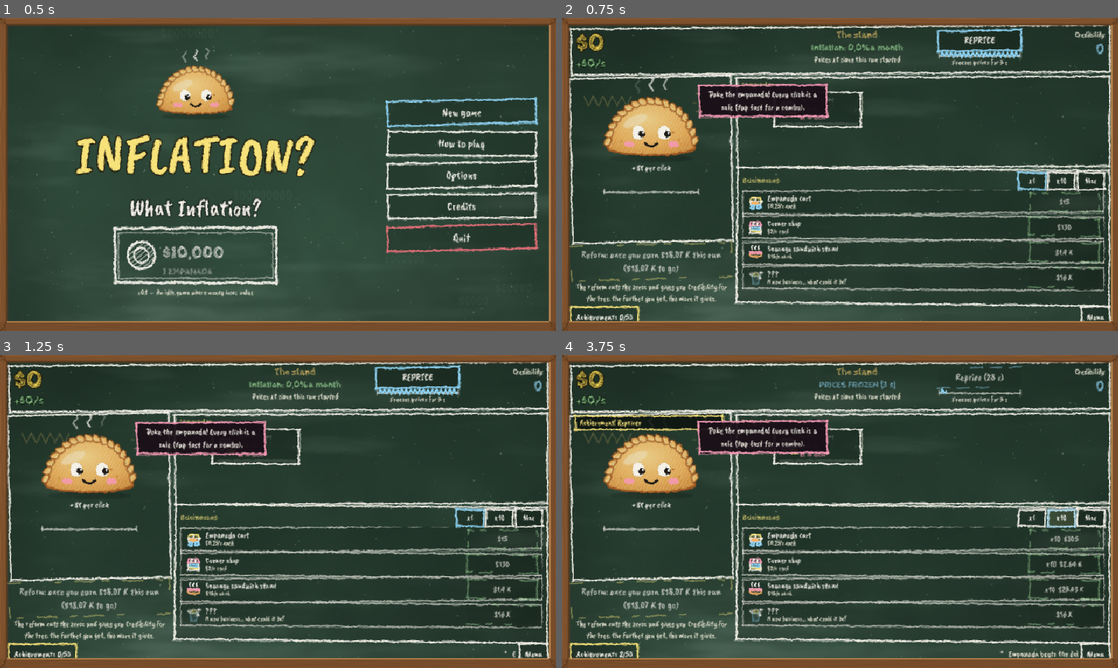
Above: before the commit, frames 1-4 (two rows, left to right).
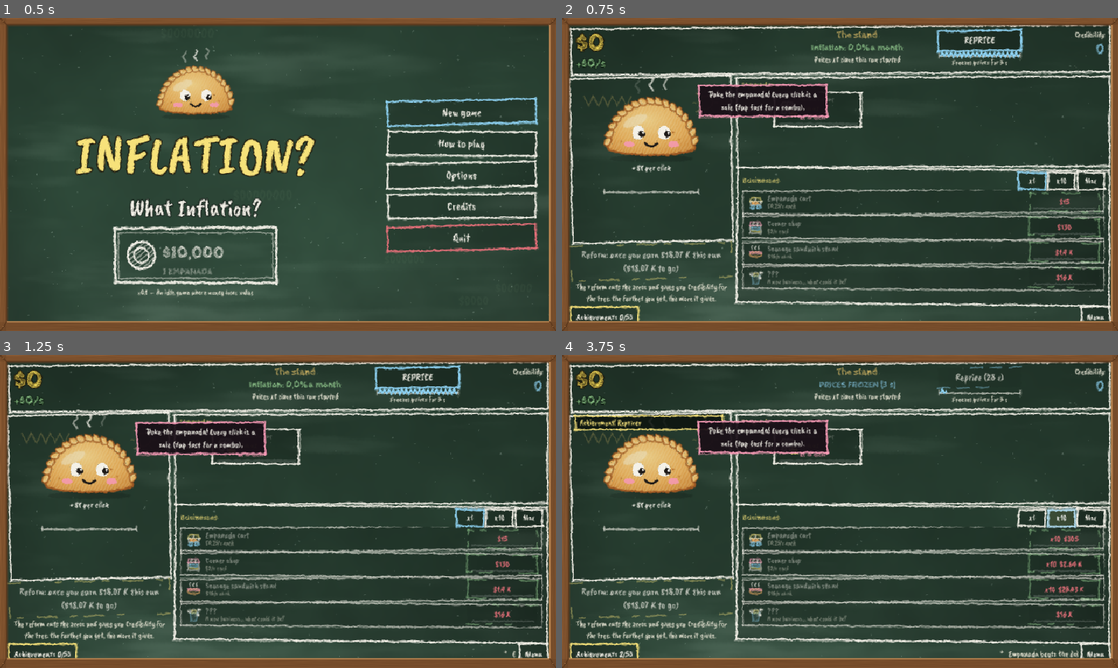
Above: after the commit, the same moments.

Repository: agusmoscato/INFLATION-What-Inflation-
Game: Godot game, scene res://scenes/Main.tscn
Two runs of this game, one before a commit and one after it. Both use one fixed random seed, a clock stepped at 60 frames per second and the inputs below.
Inputs (mouse positions are in pixels of both pictures, inside the frame that each line leads up to):
- Up to frame 1 (0.5 s): no input
- Up to frame 2 (0.75 s): click "New game" at 0.5 s
- Up to frame 3 (1.25 s): no input
- Up to frame 4 (3.75 s): click "REPRICE" at 1.25 s; click (817, 445) at 2.02 s; click "x1" at 2.75 s; click "x10" at 3.5 s

Frame 1 is identical in both runs. In frame 2, 1.1% of the frame differs, in the area x 33-96%, y 23-86%; in frame 3, 1.1%; in frame 4, 1.2%.

Commit message:
Qué se puede comprar, de un vistazo, en el juego y en el árbol (punto 1)
- Mejoras y negocios que te alcanzan: brillantes, con borde grueso verde que late y una chispa de tiza cada tanto (BuyGlow).
- Lo que no te alcanza: apagado al 45 %, con el precio en rojo y la barrita de progreso (también en las filas de negocios).
- "Próximas" bloqueadas: candado, fondo más oscuro y borde de tiza tenue punteado.
- Árbol: comprables ya brillantes con aro que late y chispa; visibles que no alcanzan apagados con su costo (con cualquier zoom); comprados rellenos, con tilde y la línea al padre marcada; desconocidos "?" gris.
- Botón del árbol: "Árbol (40) · ¡Podés comprar 18 cosas!" y late si hay algo comprable.
- Recorrido de capturas: pasos 13_comprable_juego y 14_comprable_arbol con una partida mezclada.

Co-Authored-By: Claude Opus 5.5 <noreply@anthropic.com>

Diff:
--- a/scripts/core/tree_logic.gd
+++ b/scripts/core/tree_logic.gd
@@ -164,6 +164,15 @@
 	return false
 
 
+## Cuántos nodos se pueden comprar ya mismo.
+static func affordable_count(m: GameModel) -> int:
+	var n: int = 0
+	for nd in GameData.tree:
+		if can_buy(m, nd["id"]):
+			n += 1
+	return n
+
+
 static func cheapest_open(m: GameModel) -> int:
 	var best: int = -1
 	for n in GameData.tree:
--- /dev/null
+++ b/scripts/ui/buy_glow.gd
@@ -0,0 +1,83 @@
+class_name BuyGlow
+extends Control
+## Capa encima de una fila de negocio (o cualquier caja) que dice de un vistazo si se puede comprar:
+##  - comprable: borde grueso verde que late y, cada tanto, una chispa de tiza que salta en el borde;
+##  - no alcanza: una barrita de progreso (plata / precio) debajo del botón de compra.
+## No recibe el mouse ni cuenta para el QA de layout (es un adorno encima de la fila).
+
+var on: bool = false                  ## se puede comprar ya
+var progress: float = -1.0            ## 0..1 hacia el precio (-1: sin barrita)
+var bar_rect: Rect2 = Rect2()         ## dónde va la barrita (coordenadas locales), la calcula quien la usa
+var _t: float = 0.0
+var _spark_t: float = -9.0
+var _spark_at: float = 0.0            ## 0..1 alrededor del borde
+var _rng: RandomNumberGenerator = RandomNumberGenerator.new()
+
+
+func _init() -> void:
+	mouse_filter = Control.MOUSE_FILTER_IGNORE
+	set_meta("qa_ignore", true)
+	_rng.seed = get_instance_id()
+	_t = _rng.randf() * 3.0
+
+
+func set_state(can: bool, prog: float, bar: Rect2) -> void:
+	if can != on or absf(prog - progress) > 0.01 or bar != bar_rect:
+		on = can
+		progress = prog
+		bar_rect = bar
+		queue_redraw()
+
+
+func _process(delta: float) -> void:
+	if not on:
+		return
+	_t += delta
+	if _t - _spark_t > 1.4 + _rng.randf() * 0.8:
+		_spark_t = _t
+		_spark_at = _rng.randf()
+	queue_redraw()
+
+
+func _draw() -> void:
+	if on:
+		draw_pulse_border(self, Rect2(Vector2.ZERO, size), _t)
+		var k: float = (_t - _spark_t) / 0.5
+		if k >= 0.0 and k <= 1.0:
+			draw_spark(self, border_point(Rect2(Vector2.ZERO, size), _spark_at), k)
+	elif progress >= 0.0 and bar_rect.size.x > 0.0:
+		draw_rect(bar_rect, Color(1, 1, 1, 0.14))
+		draw_rect(Rect2(bar_rect.position, Vector2(bar_rect.size.x * clampf(progress, 0.0, 1.0), bar_rect.size.y)), Color(Chalk.GREEN, 0.85))
+
+
+## Borde grueso verde que late (lo usan también las tarjetas de mejoras).
+static func draw_pulse_border(ci: CanvasItem, r: Rect2, t: float) -> void:
+	var a: float = 0.6 + 0.4 * sin(t * 5.0)
+	ci.draw_rect(r.grow(-2.0), Color(Chalk.GREEN, a), false, 4.0)
+	ci.draw_rect(r.grow(-6.0), Color(Chalk.GREEN, a * 0.25), false, 2.0)
+
+
+## Un punto del borde del rectángulo: f en 0..1 recorre el perímetro.
+static func border_point(r: Rect2, f: float) -> Vector2:
+	var per: float = 2.0 * (r.size.x + r.size.y)
+	var d: float = fposmod(f, 1.0) * per
+	if d < r.size.x:
+		return r.position + Vector2(d, 2.0)
+	d -= r.size.x
+	if d < r.size.y:
+		return r.position + Vector2(r.size.x - 2.0, d)
+	d -= r.size.y
+	if d < r.size.x:
+		return r.position + Vector2(r.size.x - d, r.size.y - 2.0)
+	d -= r.size.x
+	return r.position + Vector2(2.0, r.size.y - d)
+
+
+## Chispa de tiza: una estrellita de 4 rayas que crece y se apaga (k: 0..1 de su vida).
+static func draw_spark(ci: CanvasItem, p: Vector2, k: float) -> void:
+	var len: float = 4.0 + 9.0 * sin(k * PI)
+	var col: Color = Color(Chalk.YELLOW, 1.0 - k)
+	for i in range(4):
+		var a: float = PI / 4.0 * float(i) + k * 0.6
+		var d: Vector2 = Vector2(cos(a), sin(a)) * len * (1.0 if i % 2 == 0 else 0.55)
+		ci.draw_line(p - d, p + d, col, 2.0, true)
--- a/scripts/ui/game_screen.gd
+++ b/scripts/ui/game_screen.gd
@@ -411,10 +411,13 @@
 		var btn: Button = Button.new()
 		btn.custom_minimum_size = Vector2(160, 36)
 		UIKit.style_button(btn, UIKit.C_GREEN.darkened(0.25), 16)
+		btn.add_theme_color_override("font_disabled_color", Chalk.RED)     # no te alcanza: el precio en rojo
 		btn.pressed.connect(_on_buy_business.bind(def["id"]))
 		h.add_child(btn)
+		var glow: BuyGlow = BuyGlow.new()      # borde verde que late si se puede comprar; si no, la barrita de progreso
+		row.add_child(glow)
 		biz_list.add_child(row)
-		biz_rows.append({"def": def, "row": row, "icon": icon, "name": name_l, "info": info_l, "owned": owned, "btn": btn})
+		biz_rows.append({"def": def, "row": row, "icon": icon, "name": name_l, "info": info_l, "owned": owned, "btn": btn, "glow": glow})
 	_refresh_qty_buttons()
 	return col
 
@@ -712,8 +715,10 @@
 		(r["icon"] as Control).modulate.a = 0.3 if mystery else 1.0
 		if mystery:
 			(r["info"] as Label).text = tr("ui.biz.locked_tree") if not avail else tr("ui.biz.mystery")
-			btn.text = UIKit.money(EconomyLogic.business_cost(m, def, 1))
-			btn.disabled = not avail or EconomyLogic.business_cost(m, def, 1).gt(m.money)
+			var mc: BigNumber = EconomyLogic.business_cost(m, def, 1)
+			btn.text = UIKit.money(mc)
+			btn.disabled = not avail or mc.gt(m.money)
+			_biz_state(r, not btn.disabled, mc, m)
 			continue
 		var each: BigNumber = def["base_income"].mul_f(float(m.mods["prod_mult"]))
 		if n > 0 and m.biz_income.has(id):
@@ -737,12 +742,31 @@
 			cost = EconomyLogic.business_cost(m, def, q)
 			btn.text = UIKit.money(cost) if q == 1 else "x%d  %s" % [q, UIKit.money(cost)]
 		btn.disabled = cost.gt(m.money)
+		_biz_state(r, not btn.disabled, cost, m)
 		_price_bump(r, n, cost)
 	# la fila de la flecha siempre ocupa su lugar (así la lista no salta); solo se ve si hay más abajo
 	var vb: VScrollBar = biz_scroll.get_v_scroll_bar()
 	var more: bool = vb.max_value - vb.page > float(biz_scroll.scroll_vertical) + 6.0
 	biz_more.modulate.a = (0.75 + 0.25 * sin(_clock * 4.0)) if more else 0.0
 	biz_more.mouse_filter = Control.MOUSE_FILTER_STOP if more else Control.MOUSE_FILTER_IGNORE
+
+
+## Cómo se ve una fila de negocio: si se puede comprar, brillante con el borde verde que late y una chispa de tiza; si no
+## alcanza, apagada al 45 % con el precio en rojo y la barrita de cuánto falta.
+func _biz_state(r: Dictionary, can: bool, cost: BigNumber, m: GameModel) -> void:
+	var a: float = 1.0 if can else 0.45
+	for k in ["icon", "name", "info", "owned"]:
+		var c: Control = r[k]
+		c.modulate.a = minf(c.modulate.a, a) if k == "icon" else a
+	var btn: Button = r["btn"]
+	var glow: BuyGlow = r["glow"]
+	var prog: float = 1.0
+	if not can:
+		prog = clampf(pow(10.0, m.money.log10() - cost.log10()), 0.0, 1.0) if not m.money.is_zero() else 0.0
+	var br: Rect2 = btn.get_global_rect()
+	var gr: Rect2 = glow.get_global_rect()
+	var bar: Rect2 = Rect2(Vector2(br.position.x - gr.position.x + 8.0, br.end.y - gr.position.y - 7.0), Vector2(br.size.x - 16.0, 4.0))
+	glow.set_state(can, prog, bar)
 
 
 ## Si el precio de un negocio subió por la inflación (sin comprar), el viejo se tacha con tiza y cae, y el nuevo salta.
@@ -853,7 +877,11 @@
 
 func _refresh_nav(m: GameModel) -> void:
 	nav_tree.text = tr("ui.nav.tree") + (" (%d)" % m.credibility if m.credibility > 0 else "")
-	var affordable: bool = TreeLogic.any_affordable(m)
+	# si hay nodos para comprar, el botón lo dice y late: "¡Podés comprar 2 cosas!"
+	var can_n: int = TreeLogic.affordable_count(m)
+	if can_n > 0:
+		nav_tree.text += "  ·  " + (tr("ui.nav.tree_can1") if can_n == 1 else tr("ui.nav.tree_can") % can_n)
+	var affordable: bool = can_n > 0
 	if affordable:
 		nav_tree.modulate = Color(1, 1, 1).lerp(Chalk.YELLOW, 0.5 + 0.5 * sin(_clock * 5.0))
 	else:
--- a/scripts/ui/skill_tree_view.gd
+++ b/scripts/ui/skill_tree_view.gd
@@ -1,7 +1,11 @@
 class_name SkillTreeView
 extends Control
 ## El árbol de habilidades dibujado con tiza: se arrastra (cualquier botón del mouse), se hace zoom con la rueda
-## (o pellizcando) y se toca un nodo para verlo. Lo desconocido aparece como niebla con "?".
+## (o pellizcando) y se toca un nodo para verlo. Cuatro estados que se distinguen de un vistazo:
+##  - comprable ya: brillante, latiendo con un aro amarillo y una chispa;
+##  - visible pero no te alcanza (o le falta el nodo anterior): apagado al 45 % con su costo;
+##  - comprado: relleno y con la línea al padre marcada en amarillo;
+##  - desconocido: niebla gris con "?".
 
 signal node_selected(id: String)
 
@@ -181,12 +185,17 @@
 		var owned: bool = gm.tree.has(id)
 		var can: bool = TreeLogic.can_buy(gm, id)
 		var open: bool = TreeLogic.requirements_met(gm, id) and not TreeLogic.demo_locked(gm, id)
-		var alpha: float = 1.0 if (owned or open) else 0.45
+		var alpha: float = 1.0 if (owned or can) else 0.45
 		if can:
 			var pulse: float = 0.5 + 0.5 * sin(_t * 5.0)
-			Chalk.circle(self, c, r + 6.0 + pulse * 4.0, Color(Chalk.YELLOW, 0.5 + 0.4 * pulse), 2.4, sv + 1)
+			draw_circle(c, r + 10.0 + pulse * 5.0, Color(Chalk.YELLOW, 0.08 + 0.08 * pulse))
+			Chalk.circle(self, c, r + 6.0 + pulse * 5.0, Color(Chalk.YELLOW, 0.6 + 0.4 * pulse), 3.4, sv + 1)
+			var sk: float = fmod(_t * 0.8 + float(sv % 7) * 0.13, 1.0)
+			if sk < 0.4:
+				var ang: float = float(sv % 360) * 0.0174 + floor(_t * 0.8 + float(sv % 7) * 0.13) * 2.4
+				BuyGlow.draw_spark(self, c + Vector2(cos(ang), sin(ang)) * (r + 8.0), sk / 0.4)
 		if owned:
-			draw_circle(c, r, Color(col, 0.32))
+			draw_circle(c, r, Color(col, 0.62))
 		else:
 			draw_circle(c, r, Color(0.02, 0.05, 0.04, 0.85))
 		Chalk.circle(self, c, r, Color(col, alpha), (3.4 if owned else 2.4) * clampf(zoom * 1.5, 0.7, 1.5), sv)
@@ -196,14 +205,21 @@
 			Chalk.circle(self, c, r + 12.0 * zoom + 4.0, Chalk.WHITE, 2.0, sv + 3)
 		var icon: String = str(BRANCH_ICON.get(str(n["branch"]), "empanadas"))
 		var ir: float = r * 1.15
-		ChalkIcons.draw(self, icon, Rect2(c - Vector2(ir, ir) / 2.0, Vector2(ir, ir)), sv, Chalk.WHITE if owned else Color(col, alpha * 0.75))
+		ChalkIcons.draw(self, icon, Rect2(c - Vector2(ir, ir) / 2.0, Vector2(ir, ir)), sv, Chalk.WHITE if owned else Color(col, alpha * 0.85))
+		if owned:
+			# tilde de comprado
+			Chalk.polyline(self, PackedVector2Array([c + Vector2(r * 0.35, r * 0.55), c + Vector2(r * 0.55, r * 0.78), c + Vector2(r * 0.95, r * 0.3)]), Chalk.GREEN, 3.0, sv + 5)
 		if TreeLogic.demo_locked(gm, id) and not owned:
 			draw_string(body, c + Vector2(-r * 2.0, r + 16.0), tr("ui.tree.full_game"), HORIZONTAL_ALIGNMENT_CENTER, r * 4.0, 13, Color(Chalk.PINK, 0.8))
-		elif zoom >= 0.55:
-			var name: String = tr(n["name_key"])
-			draw_string(body, c + Vector2(-90.0, r + 17.0), name, HORIZONTAL_ALIGNMENT_CENTER, 180.0, int(clampf(15.0 * zoom, 11.0, 20.0)), Color(Chalk.WHITE, 0.85 * alpha))
+		else:
+			var yoff: float = r + 17.0
+			if zoom >= 0.55:
+				var name: String = tr(n["name_key"])
+				draw_string(body, c + Vector2(-90.0, yoff), name, HORIZONTAL_ALIGNMENT_CENTER, 180.0, int(clampf(15.0 * zoom, 11.0, 20.0)), Color(Chalk.WHITE, 0.85 * alpha))
+				yoff = r + 34.0 * clampf(zoom, 0.8, 1.2)
 			if not owned:
-				draw_string(body, c + Vector2(-90.0, r + 34.0 * clampf(zoom, 0.8, 1.2)), tr("ui.tree.cost") % TreeLogic.cost(id), HORIZONTAL_ALIGNMENT_CENTER, 180.0, int(clampf(14.0 * zoom, 11.0, 18.0)), Color(Chalk.YELLOW if can else Chalk.WHITE, 0.8 * alpha))
+				# el costo siempre (con cualquier zoom): amarillo si te alcanza, apagado si no
+				draw_string(body, c + Vector2(-90.0, yoff), tr("ui.tree.cost") % TreeLogic.cost(id), HORIZONTAL_ALIGNMENT_CENTER, 180.0, int(clampf(14.0 * zoom, 12.0, 18.0)), Color(Chalk.YELLOW, 1.0) if can else Color(Chalk.WHITE, 0.6 * alpha))
 	# flecha al nodo recomendado (después de las primeras reformas)
 	if hint_id != "" and GameData.tree_idx.has(hint_id) and not gm.tree.has(hint_id):
 		var hc: Vector2 = to_screen(GameData.node(hint_id)["pos"])
--- a/scripts/ui/upgrade_icon.gd
+++ b/scripts/ui/upgrade_icon.gd
@@ -1,8 +1,10 @@
 class_name UpgradeIcon
 extends Button
 ## Tarjeta de una mejora en la fila de mejoras. Se entiende de un vistazo, sin hacer clic ni pasar el mouse:
-## ícono, nombre corto, efecto ("Carritos x2") y precio. Si te alcanza, borde verde que late; si no, el precio en rojo y
-## una barrita que muestra cuánto te falta. Las "Próximas" (todavía lejos) se ven apagadas y con candado.
+## ícono, nombre corto, efecto ("Carritos x2") y precio. Tres estados bien distintos:
+##  - te alcanza: brillante, borde grueso verde que late y una chispa de tiza cada tanto;
+##  - no te alcanza: apagada (45 %), con el precio en rojo y una barrita de cuánto te falta;
+##  - "Próximas" (bloqueadas): candado, tiza tenue y la condición con su barrita.
 ## Tocarla la compra; el detalle aparece al instante al pasar el mouse (lo dibuja GameScreen).
 
 const CARD: Vector2 = Vector2(200, 80)
@@ -20,6 +22,8 @@
 var cond_text: String = ""           ## "Próximas" que todavía no se desbloquean: la condición en lugar del precio
 var cond_progress: float = 0.0
 var _t: float = 0.0
+var _spark_t: float = -9.0
+var _spark_at: float = 0.0
 
 
 func _init(u: Dictionary = {}, is_locked: bool = false) -> void:
@@ -27,7 +31,7 @@
 	locked = is_locked
 	custom_minimum_size = CARD
 	text = ""
-	UIKit.style_button(self, UIKit.C_PANEL2.darkened(0.25) if locked else UIKit.C_PANEL2, 15)
+	_restyle()
 	focus_mode = Control.FOCUS_NONE
 	mouse_default_cursor_shape = Control.CURSOR_ARROW if locked else Control.CURSOR_POINTING_HAND
 
@@ -35,7 +39,22 @@
 func _process(delta: float) -> void:
 	_t += delta
 	if affordable and not locked:
+		if _t - _spark_t > 1.3 + fmod(float(get_instance_id() % 97) * 0.013 + _t * 0.37, 0.8):
+			_spark_t = _t
+			_spark_at = fmod(_t * 0.618 + float(get_instance_id() % 13) * 0.1, 1.0)
 		queue_redraw()
+
+
+## Estilo del fondo según el estado: brillante si te alcanza, oscuro si no, más oscuro si está bloqueada.
+func _restyle() -> void:
+	var base: Color = UIKit.C_PANEL2
+	if locked:
+		base = UIKit.C_PANEL2.darkened(0.35)
+	elif affordable:
+		base = UIKit.C_PANEL2.lightened(0.18)
+	else:
+		base = UIKit.C_PANEL2.darkened(0.2)
+	UIKit.style_button(self, base, 15)
 
 
 func set_cond(text: String, prog: float) -> void:
@@ -47,6 +66,9 @@
 
 func set_state(can: bool, prog: float, price: String) -> void:
 	if can != affordable or absf(prog - progress) > 0.01 or price != price_text:
+		if can != affordable:
+			affordable = can
+			_restyle()
 		affordable = can
 		progress = prog
 		price_text = price
@@ -100,7 +122,8 @@
 func _draw() -> void:
 	var f: Font = Chalk.title_font if Chalk.title_font != null else ThemeDB.fallback_font
 	var body: Font = Chalk.hand_font if Chalk.hand_font != null else ThemeDB.fallback_font
-	var dim: float = 0.45 if locked else 1.0
+	# apagada al 45 % si no te alcanza o está bloqueada (el precio en rojo y la barrita quedan bien visibles)
+	var dim: float = 1.0 if affordable and not locked else 0.45
 	# ícono
 	var ir: Rect2 = Rect2(Vector2(7, 12), Vector2(44, 44))
 	var icon: String = str(upg.get("icon", "empanadas"))
@@ -135,11 +158,19 @@
 	if not affordable and not locked:
 		var br: Rect2 = Rect2(Vector2(8, size.y - 9), Vector2(size.x - 16, 5))
 		draw_rect(br, Color(1, 1, 1, 0.12))
-		draw_rect(Rect2(br.position, Vector2(br.size.x * clampf(progress, 0.0, 1.0), br.size.y)), Color(Chalk.GREEN, 0.7))
-	# borde verde que late si te alcanza
+		draw_rect(Rect2(br.position, Vector2(br.size.x * clampf(progress, 0.0, 1.0), br.size.y)), Color(Chalk.GREEN, 0.85))
+	if locked:
+		# tiza tenue: un borde punteado
+		var r: Rect2 = Rect2(Vector2(3, 3), size - Vector2(6, 6))
+		for i in range(0, int(r.size.x), 10):
+			draw_line(r.position + Vector2(i, 0), r.position + Vector2(mini(i + 5, int(r.size.x)), 0), Color(Chalk.WHITE, 0.18), 1.5)
+			draw_line(Vector2(r.position.x + i, r.end.y), Vector2(r.position.x + mini(i + 5, int(r.size.x)), r.end.y), Color(Chalk.WHITE, 0.18), 1.5)
+	# te alcanza: borde grueso verde que late y una chispa de tiza cada tanto
 	if affordable and not locked:
-		var a: float = 0.55 + 0.4 * sin(_t * 5.0)
-		draw_rect(Rect2(Vector2(2, 2), size - Vector2(4, 4)), Color(Chalk.GREEN, a), false, 3.0)
+		BuyGlow.draw_pulse_border(self, Rect2(Vector2.ZERO, size), _t)
+		var k: float = (_t - _spark_t) / 0.5
+		if k >= 0.0 and k <= 1.0:
+			BuyGlow.draw_spark(self, BuyGlow.border_point(Rect2(Vector2.ZERO, size), _spark_at), k)
 
 
 static func _fonts() -> Array:
--- a/tests/screenshot_tour.gd
+++ b/tests/screenshot_tour.gd
@@ -62,6 +62,8 @@
 		["10_opciones", _options],
 		["11_creditos", _credits],
 		["12_demo_fin", _demo_end],
+		["13_comprable_juego", _mix, 30],
+		["14_comprable_arbol", _mix_tree, 20],
 	]
 	var only: String = OS.get_environment("TOUR_ONLY")
 	if only != "":
@@ -271,6 +273,49 @@
 	main.show_credits(true)
 
 
+## Una partida a mitad de camino con de todo: negocios y mejoras que te alcanzan, otros que no, y "Próximas" bloqueadas.
+func _mix() -> void:
+	var m: GameModel = GameState.m
+	if _g() == null:
+		main.start_game(false)
+	_g()._close_overlay()
+	m.demo_mode = false
+	m.demo_finished = false
+	m.won = false
+	m.tree = {}
+	for n in GameData.tree:
+		if int(n["ring"]) <= 2 and not bool(n["final"]):
+			m.tree[n["id"]] = true
+	m.reforms = 3
+	m.run_index = 4
+	m.credibility = 40
+	m.owned = {"empanadas": 22, "kiosco": 14, "choripan": 7, "lavadero": 3}
+	m.upgrades = {}
+	m.run_clicks = 120
+	m.clicks = 2000
+	m.run_time = 200.0
+	m.ln_p = 0.05
+	m.freeze_left = 0.0
+	m.pending_choice = {}
+	m.dirty = true
+	EconomyLogic.ensure_fresh(m)
+	for i in range(40):
+		EconomyLogic.reveal_next(m)
+	m.run_earned = BigNumber.from_float(2.0e5)
+	m.best_run = BigNumber.from_float(1.0e12)      # lejos de la pared: inflación tranquila
+	m.money = BigNumber.from_float(2600.0)
+	m.combo = 8
+	m.combo_idle = 0.0
+
+
+## El árbol con nodos que se pueden comprar ya (latiendo), otros que no alcanzan (apagados con su costo) y comprados.
+func _mix_tree() -> void:
+	GameState.m.credibility = 40
+	_g()._open_tree()
+	_g()._tree_view.zoom = 0.8
+	_g()._tree_view.focus("")
+
+
 func _noop() -> void:
 	pass
 
Not shown, changed: i18n/v2.txt
Not shown, added: scripts/ui/buy_glow.gd.uid
Not shown, added: tests/layout_ui.gd.uid
